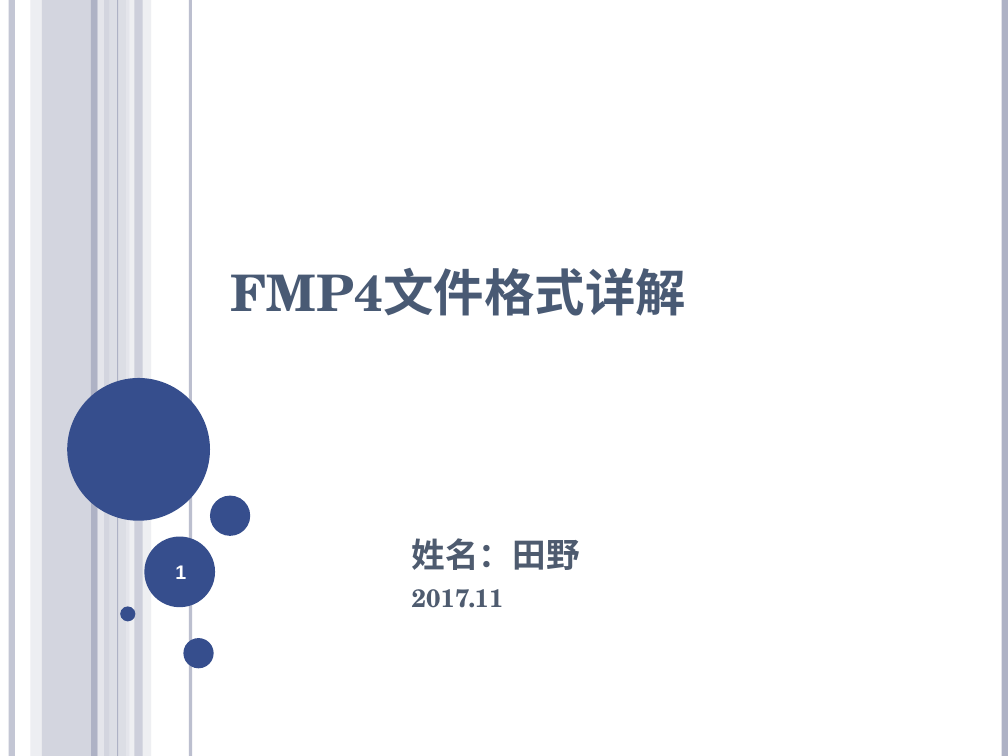
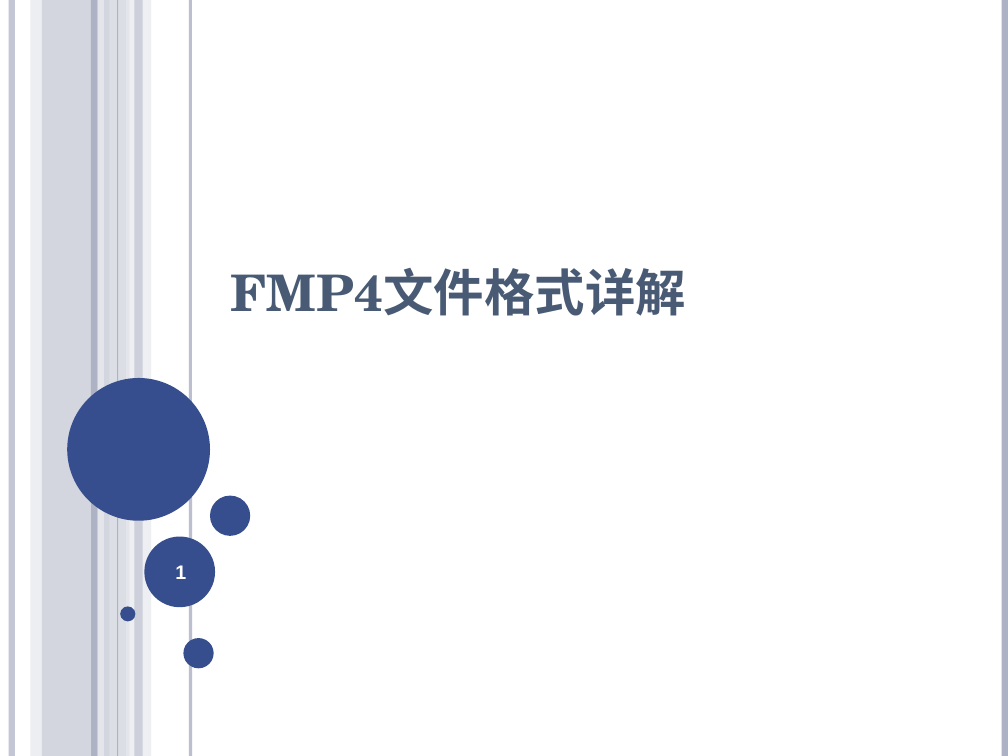
Before and after one commit to ty6815/AvStackDocs, a slide deck: slide 1 of media format/mp4/Fmp4文件格式介绍.ppt. Drawn at 1008x756 pixels with LibreOffice and Linux fonts; fonts in the diff are those of the drawing. Boxes give left, top, right and bottom in pixels: in the first picture for what was removed or moved away, otherwise in the second. Text is boxed around its words. In the diff, an @@ line names an element or a change of style, - is before the commit and + after.

```diff
--- a/media format/mp4/Fmp4文件格式介绍.ppt
+++ b/media format/mp4/Fmp4文件格式介绍.ppt
@@ subtitle removed at bbox=[412, 538, 580, 608] @@
-姓名：田野
-2017.11
```
Also in this commit, not shown: 31 other slides changed, 19 other files.
